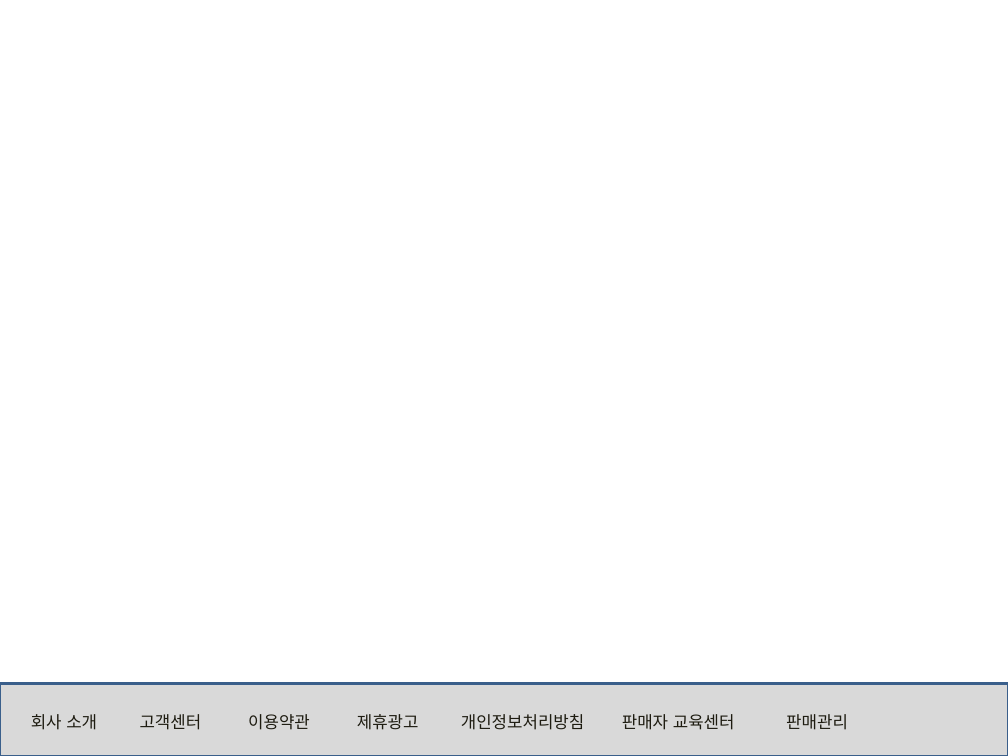
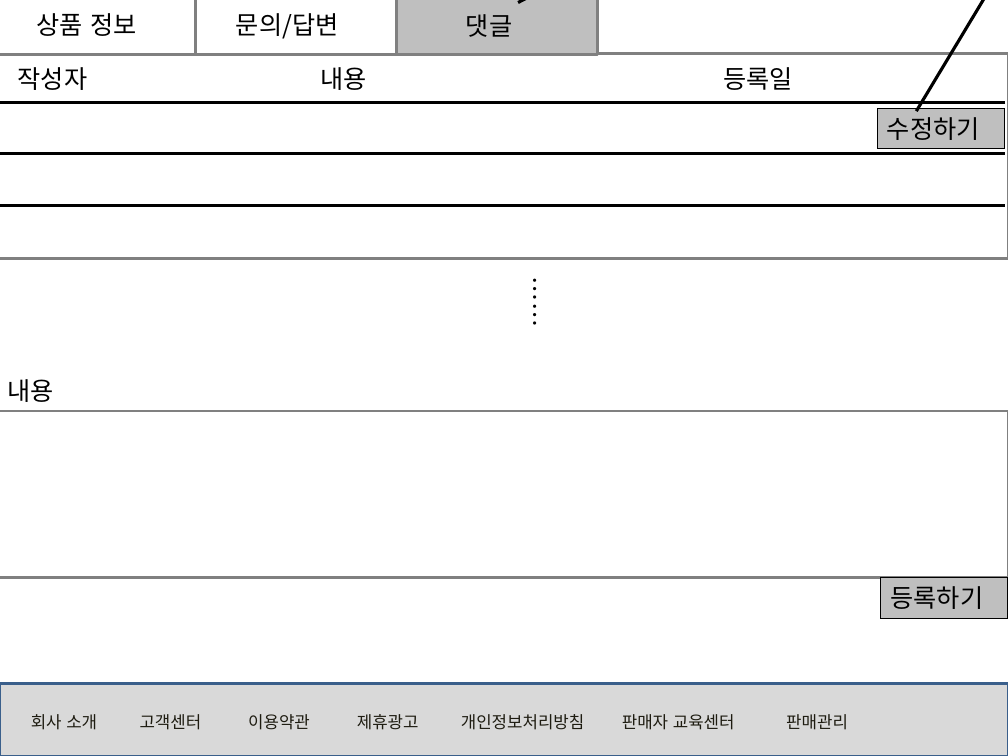
Before and after one commit to rosangels2/market, a slide deck: slide 14 of 포트폴리오/스토리보드/스토리보드.pptx (slide 13 before the commit). Drawn at 1008x756 pixels with LibreOffice and Linux fonts; fonts in the diff are those of the drawing. Boxes give left, top, right and bottom in pixels: in the first picture for what was removed or moved away, otherwise in the second. Text is boxed around its words. In the diff, an @@ line names an element or a change of style, - is before the commit and + after.

```diff
--- a/포트폴리오/스토리보드/스토리보드.pptx
+++ b/포트폴리오/스토리보드/스토리보드.pptx
@@ rectangle added at [0,0,197,54], fill #FFFFFF, outline #808080 2 pt @@
@@ text added at [37,13,136,36], 18 pt, text #000000 @@
+상품 정보
@@ rectangle added at [196,0,396,54], fill #FFFFFF, outline #808080 2 pt @@
@@ text added at [236,13,339,39], 18 pt, text #000000 @@
+문의/답변
@@ rectangle added at [396,0,597,54], fill #BFBFBF, outline #808080 2 pt @@
@@ text added at [466,14,512,37], 18 pt, text #000000 @@
+댓글
@@ arrow added from (518, 2) to (622, 0), #000000 2.25 pt @@
@@ arrow added from (916, 111) to (998, 0), #000000 2.25 pt @@
@@ rectangle added at [0,53,1008,259], fill #FFFFFF, outline #808080 2 pt @@
@@ text added at [18,67,793,90], 18 pt, text #000000 @@
+작성자 내용 등록일
@@ line added from (0, 103) to (1005, 103), #000000 2.25 pt @@
@@ rectangle added at [877,108,1005,148], fill #BFBFBF, outline #000000 0.75 pt, 18 pt, text #000000 @@
+수정하기
@@ line added from (0, 153) to (1005, 153), #000000 2.25 pt @@
@@ line added from (0, 206) to (1005, 206), #000000 2.25 pt @@
@@ text added at [505,267,555,351], 18 pt, text #000000 @@
+……
@@ text added at [8,379,54,402], 18 pt, text #000000 @@
+내용
@@ rectangle added at [0,411,1008,578], fill #FFFFFF, outline #808080 2 pt @@
@@ rectangle added at [881,578,1008,618], fill #BFBFBF, outline #000000 0.75 pt, 18 pt, text #000000 @@
+등록하기
```
Also in this commit, not shown: 35 other slides changed, 1 slide added, 1 slide removed, 4 other files.
